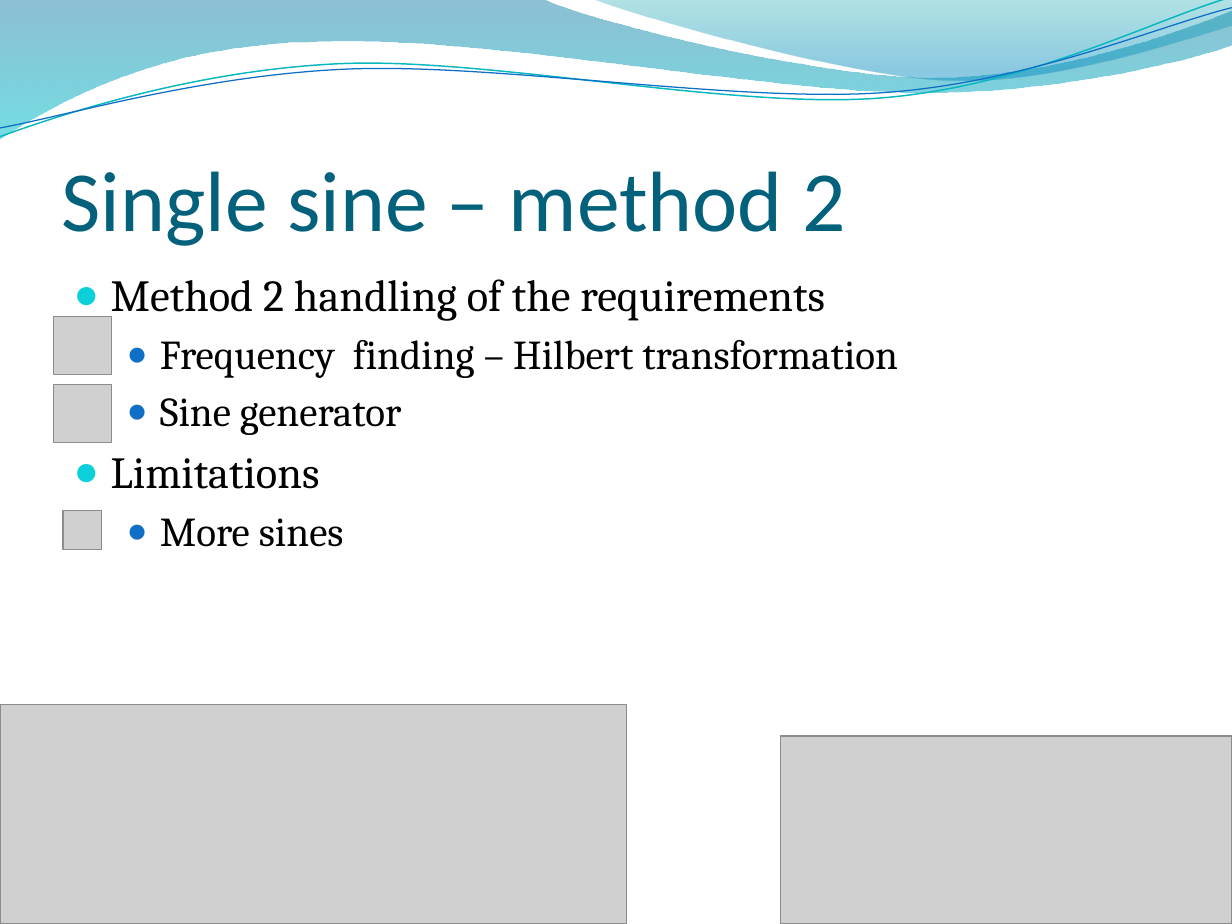
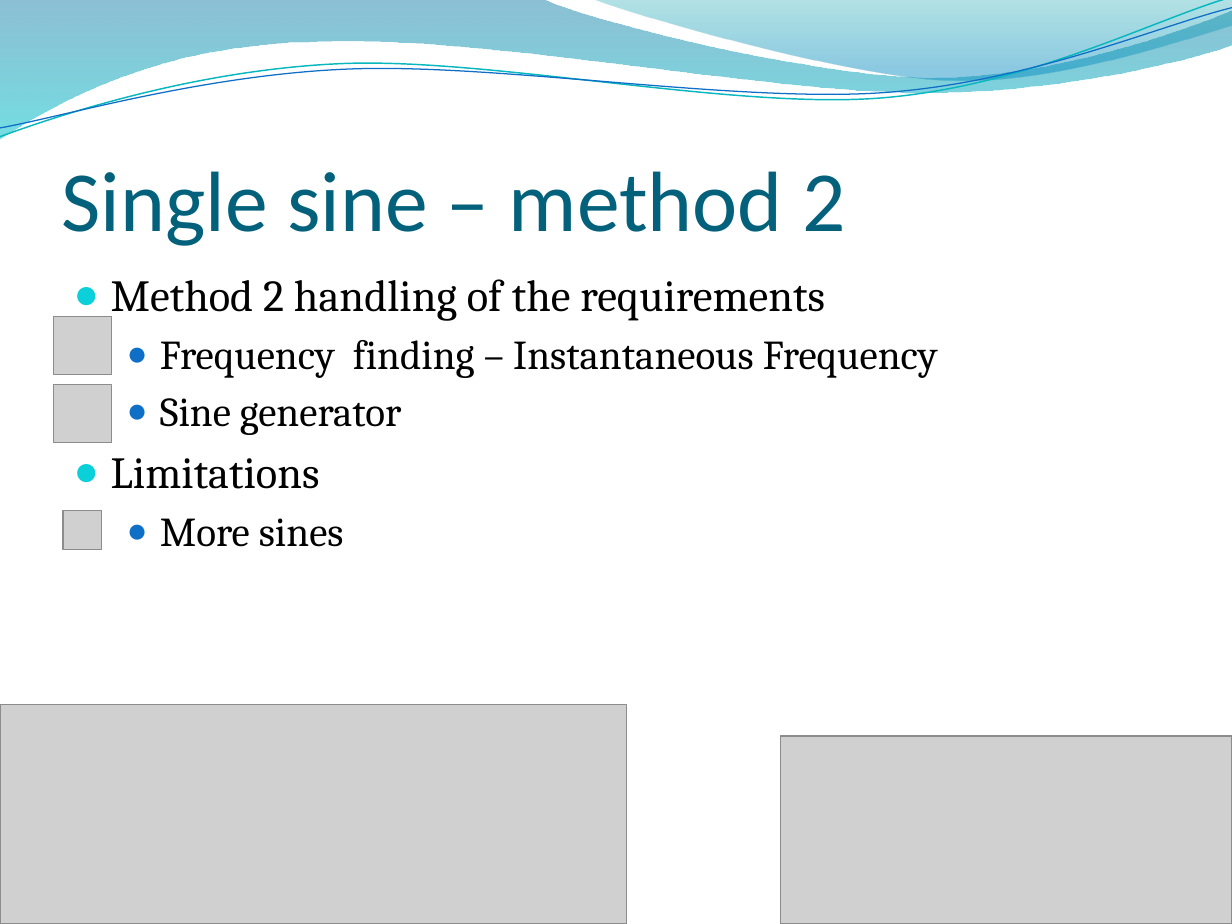
Before and after one commit to lsangild/ETISB, a slide deck: slide 7 of Presentation/LittleHelper.pptx. Drawn at 1232x924 pixels with LibreOffice and Linux fonts; fonts in the diff are those of the drawing; grey boxes stand for pictures; background and template pictures are left out. Boxes give left, top, right and bottom in pixels: in the first picture for what was removed or moved away, otherwise in the second. Text is boxed around its words. In the diff, an @@ line names an element or a change of style, - is before the commit and + after.

Commit message:
ppt

```diff
--- a/Presentation/LittleHelper.pptx
+++ b/Presentation/LittleHelper.pptx
@@ text at bbox=[160, 340, 938, 378]: text changed @@
-  ● Frequency finding – Hilbert transformation
+  ● Frequency finding – Instantaneous Frequency
```
Also in this commit, not shown: 2 other slides changed.
